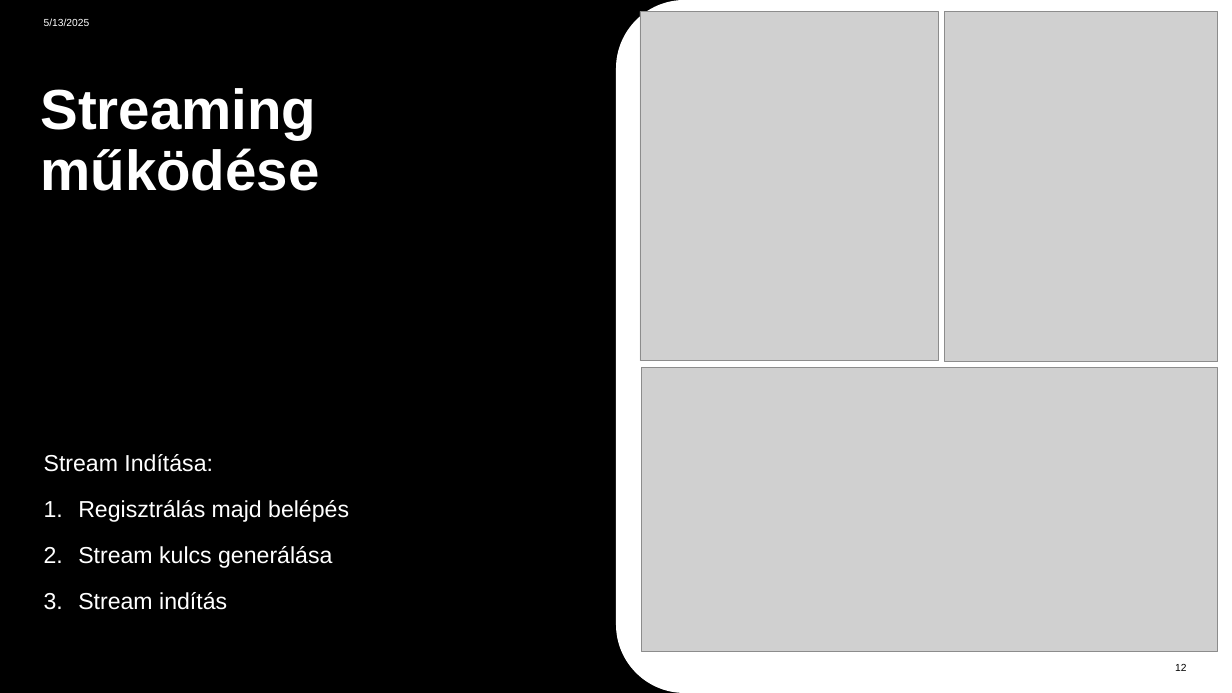
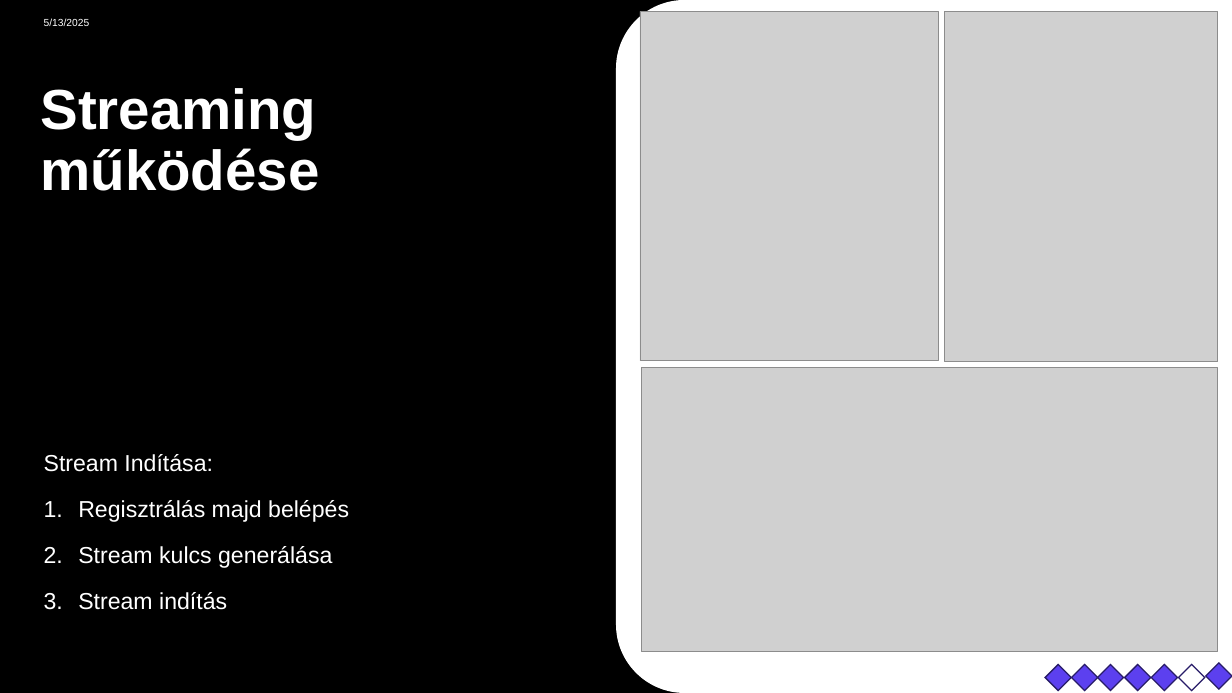
Before and after one commit to GriffManoue/live-streaming-kubernetes, a slide deck: slide 12 of Documents/live-streaming-service-presentation.pptx. Drawn at 1232x693 pixels with LibreOffice and Linux fonts; fonts in the diff are those of the drawing; grey boxes stand for pictures. Boxes give left, top, right and bottom in pixels: in the first picture for what was removed or moved away, otherwise in the second. Text is boxed around its words. In the diff, an @@ line names an element or a change of style, - is before the commit and + after.

Commit message:
feat: Update live streaming service presentation file

```diff
--- a/Documents/live-streaming-service-presentation.pptx
+++ b/Documents/live-streaming-service-presentation.pptx
@@ diamond added at <box>1045,665,1071,690</box>, fill #5C40EF, outline #281C69 1 pt @@
@@ diamond added at <box>1072,665,1098,690</box>, fill #5C40EF, outline #281C69 1 pt @@
@@ diamond added at <box>1098,665,1124,690</box>, fill #5C40EF, outline #281C69 1 pt @@
@@ diamond added at <box>1125,665,1151,690</box>, fill #5C40EF, outline #281C69 1 pt @@
@@ diamond added at <box>1152,665,1177,690</box>, fill #5C40EF, outline #281C69 1 pt @@
@@ page number removed at <box>1175,664,1186,671</box> @@
-12
@@ diamond added at <box>1179,665,1205,690</box>, fill #FFFFFF, outline #281C69 1 pt @@
@@ diamond added at <box>1206,664,1232,689</box>, fill #5C40EF, outline #281C69 1 pt @@
```
Also in this commit, not shown: 13 other slides changed.
